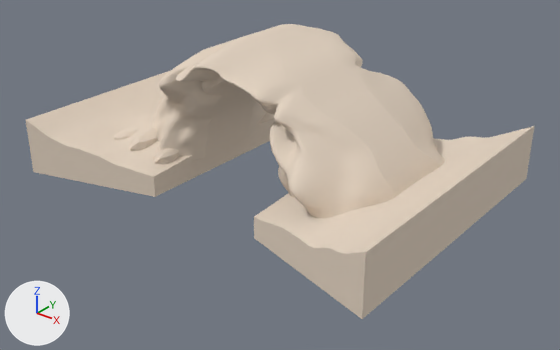
Two versions of the OBJ model Resources/course_meshes/RibTunnelInner/RibTunnelInner.obj, one commit apart.
Before and after are seen from a camera (50 mm lens) standing at (7.27, -9.03, 4.2) and looking at (0.29, -0.3, -1.21). The lights are fixed; the arrows at lower left show +X, +Y and +Z. The older version comes first. Where no turn or scale is listed for an object, it has been applied to the vertices. Vertices at exactly the same position are counted once.

The first picture shows 'RibTunnelInner_HD'.
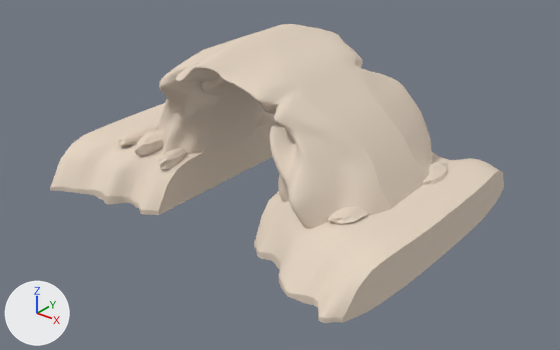
Location of each change, [x1, y1, x2, y2] in pixels of the pictures (560 x 350 px; the box of a moved part takes in the faces that stretch with it):
'RibTunnelInner_HD', reshaped (11% narrower)
    before: [26, 24, 534, 319]
    after: [50, 24, 504, 323]
part 1 of me_ribtunnelinner_hd, moved or reshaped
    before: [153, 148, 180, 164]
    after: [158, 148, 187, 169]
part 2 of me_ribtunnelinner_hd, moved or reshaped
    before: [129, 128, 158, 151]
    after: [134, 129, 162, 156]
part 3 of me_ribtunnelinner_hd, moved or reshaped
    before: [114, 127, 139, 140]
    after: [119, 124, 158, 146]
part 4 of me_ribtunnelinner_hd, moved or reshaped (not visible before)
    after: [328, 207, 368, 225]
part 5 of me_ribtunnelinner_hd, moved or reshaped (not visible before)
    after: [423, 162, 448, 185]
part 6 of me_ribtunnelinner_hd, moved or reshaped
    before: [26, 71, 275, 197]
    after: [50, 89, 275, 215]
part 7 of me_ribtunnelinner_hd, moved or reshaped
    before: [254, 69, 534, 319]
    after: [254, 70, 504, 323]

The change, as a diff of the scene's bpy script:
```diff
--- a/Resources/course_meshes/RibTunnelInner/RibTunnelInner.obj.py
+++ b/Resources/course_meshes/RibTunnelInner/RibTunnelInner.obj.py
@@ me_ribtunnelinner_hd @@
 # used by ob_ribtunnelinner_hd; location = (0.0, 0.0, 0.0)
-me_ribtunnelinner_hd.from_pydata(...)  # 10094 vertices, 20128 faces; spans x -3.27..3.27, y -2.45..2.45, z -1.42..0.99
+me_ribtunnelinner_hd.from_pydata(...)  # 10094 vertices, 20128 faces; spans x -3.15..3.15, y -2.51..2.51, z -1.68..0.99
+# me_ribtunnelinner_hd part 1: the loose piece of 62 vertices spanning x -1.42..-1.1, y -1.56..-0.92, z -1.12..-0.83 is moved by (0.12, 0.0, 0.0)
+# me_ribtunnelinner_hd part 2: the loose piece of 62 vertices spanning x -1.94..-1.58, y -1.62..-0.82, z -1.06..-0.7 is moved by (0.12, 0.0, 0.0)
+# me_ribtunnelinner_hd part 3: the loose piece of 62 vertices spanning x -2.51..-2.1, y -1.5..-0.66, z -1.02..-0.82 is moved by (0.12, 0.0, 0.0)
+# me_ribtunnelinner_hd part 4: the loose piece of 62 vertices spanning x 2.09..2.5, y -1.48..-0.48, z -1.02..-0.82 is moved by (-0.12, 0.0, 0.0)
+# me_ribtunnelinner_hd part 5: the loose piece of 62 vertices spanning x 2.34..2.77, y 0.24..1.3, z -1.16..-0.81 is moved by (-0.12, 0.0, 0.0)
+# me_ribtunnelinner_hd part 6: 3427 of 10094 vertices moved; they spanned x -3.27..-0.52, y -2.45..2.45, z -1.42..0.45 and now span x -3.15..-0.52, y -2.39..2.51, z -1.68..0.45; mean shift (0.07, 0.0, -0.24); largest move (-3.27, 2.45, -0.48) -> (-2.93, 2.35, -1.62)
+# me_ribtunnelinner_hd part 7: 3427 of 10094 vertices moved; they spanned x 0.63..3.27, y -2.45..2.45, z -1.42..0.42 and now span x 0.63..3.15, y -2.51..2.39, z -1.68..0.41; mean shift (-0.07, 0.0, -0.24); largest move (3.27, -2.45, -0.48) -> (2.93, -2.35, -1.62)
+# other edits to the shape of me_ribtunnelinner_hd do not show in these pictures
 me_ribtunnelinner_hd.materials.append(mat_rib_rock)
```
